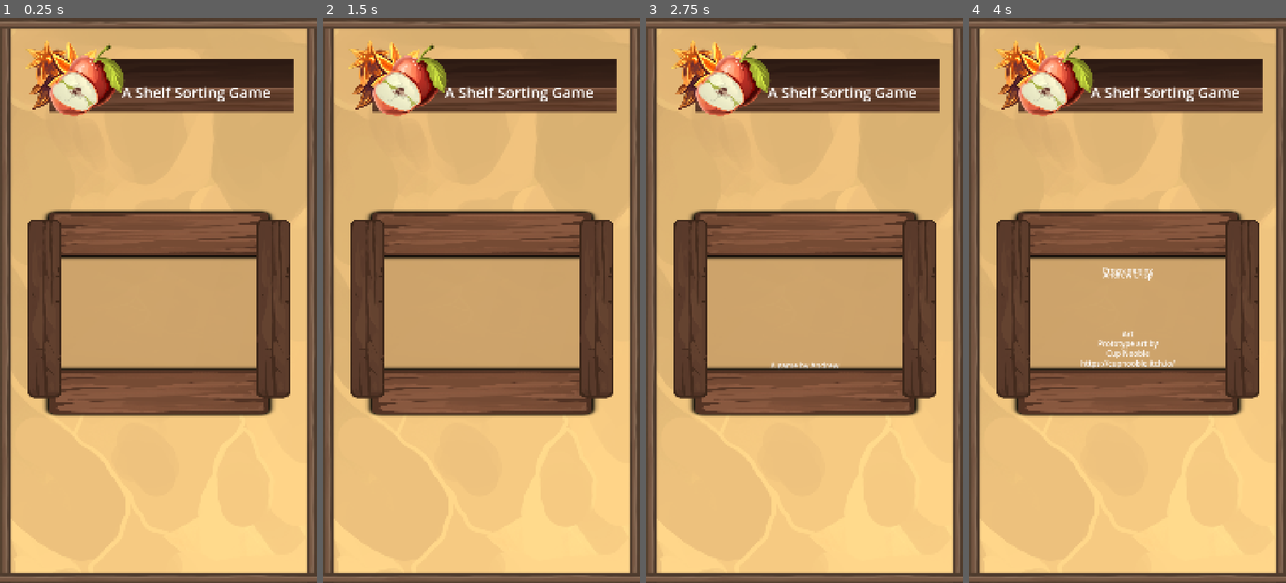
Above: before the commit, frames 1-4 (left to right).
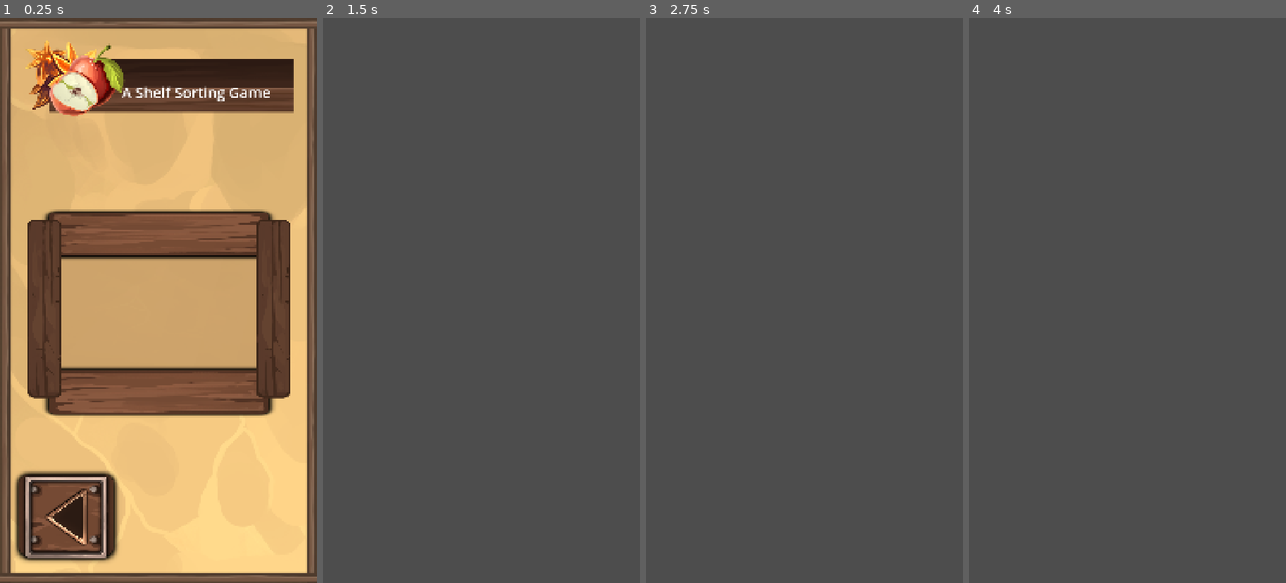
Above: after the commit, the same moments.

Repository: andrewcrisp/shelfsortinggame
Game: Godot game, scene res://scenes/levels/special/about.tscn
The game is run twice, just before and just after one commit, with the same random seed, the same clock (stepped at 60 frames per second) and the same inputs. This scene is started directly instead of the project's main scene.
Inputs (mouse positions are in pixels of both pictures, inside the frame that each line leads up to):
- Up to frame 1 (0.25 s): no input
- Up to frame 2 (1.5 s): tap Enter at 0.5 s; move the mouse to (551, 272) at 0.52 s; click (551, 272) at 0.67 s; tap Space at 1.25 s; drag from (418, 328) to (465, 413) at 1.27 s
- Up to frame 3 (2.75 s): tap Enter at 2 s; move the mouse to (836, 176) at 2.02 s; click (836, 176) at 2.17 s
- Up to frame 4 (4 s): drag from (1111, 413) to (1032, 215) at 2.77 s; move the mouse to (1222, 385) at 3.52 s; hold Down (ui_down) from 3.53 s (still down); click (1222, 385) at 3.67 s

The runs differ from the first frame. In frame 1, 5.3% of the frame differs, in the area x 4-38%, y 80-97%; in frame 2, 100%, in the area x 0-100%, y 0-100%; in frame 3, 100%; in frame 4, 100%.
Error after the commit: Invalid call. Nonexistent function 'show_starting_menu' in base 'Nil'. (res://scripts/about.gd:100)

Commit message:
Add a back button to the about screen

Diff:
--- a/scenes/levels/special/about.tscn
+++ b/scenes/levels/special/about.tscn
@@ -6,6 +6,7 @@
 [ext_resource type="Texture2D" uid="uid://bowj3gehqhwo5" path="res://assets/decor/s_t_02.png" id="3_b6uca"]
 [ext_resource type="Texture2D" uid="uid://ry81kr58g4kr" path="res://assets/decor/s_11.png" id="4_qnn82"]
 [ext_resource type="Texture2D" uid="uid://bt1kwmmtvcgb5" path="res://assets/decor/s_t_06.PNG" id="5_qnn82"]
+[ext_resource type="PackedScene" uid="uid://eo7qn7ss8wjk" path="res://scenes/ui/arrow_button.tscn" id="7_mqbnl"]
 
 [sub_resource type="LabelSettings" id="LabelSettings_20wyb"]
 font_size = 26
@@ -82,3 +83,6 @@
 [node name="Background" parent="." instance=ExtResource("2_c5lyi")]
 size_flags_horizontal = 3
 size_flags_vertical = 3
+
+[node name="BackButton" parent="." instance=ExtResource("7_mqbnl")]
+position = Vector2(225, 1695)
--- /dev/null
+++ b/scenes/ui/arrow_button.tscn
@@ -0,0 +1,30 @@
+[gd_scene load_steps=6 format=3 uid="uid://eo7qn7ss8wjk"]
+
+[ext_resource type="Script" uid="uid://b40rfm11qgahl" path="res://scripts/ui/arrow_button.gd" id="1_2r5no"]
+[ext_resource type="Texture2D" uid="uid://mb2npbbqxnsk" path="res://assets/decor/s_05.PNG" id="1_kng0j"]
+[ext_resource type="Texture2D" uid="uid://bo5cy7q43464q" path="res://assets/ui/b_03_f.png" id="2_2r5no"]
+[ext_resource type="Texture2D" uid="uid://c2ilpmjl5jqm" path="res://assets/decor/s_07.png" id="3_q1d8w"]
+
+[sub_resource type="RectangleShape2D" id="RectangleShape2D_kng0j"]
+size = Vector2(336, 294)
+
+[node name="Node2D" type="Node2D"]
+script = ExtResource("1_2r5no")
+
+[node name="S05" type="Sprite2D" parent="."]
+z_index = 1
+texture = ExtResource("1_kng0j")
+
+[node name="B03F" type="Sprite2D" parent="."]
+z_index = 1
+rotation = -3.14159
+scale = Vector2(0.6, 0.6)
+texture = ExtResource("2_2r5no")
+
+[node name="S07" type="Sprite2D" parent="."]
+texture = ExtResource("3_q1d8w")
+
+[node name="ClickArea" type="Area2D" parent="."]
+
+[node name="CollisionShape2D" type="CollisionShape2D" parent="ClickArea"]
+shape = SubResource("RectangleShape2D_kng0j")
--- a/scripts/about.gd
+++ b/scripts/about.gd
@@ -54,7 +54,8 @@
 	]
 ]
 
-#func _ready() -> void:
+func _ready() -> void:
+	$BackButton.connect("clicked", finish)
 	#$CreditsContainer/Line.position.y = $CreditsContainer.position.y
 
 func _process(delta):
--- /dev/null
+++ b/scripts/ui/arrow_button.gd
@@ -0,0 +1,9 @@
+extends Node2D
+
+signal clicked
+
+func _input(event: InputEvent) -> void:
+	if (event is InputEventMouseButton
+		|| event is InputEventScreenTouch):
+		if (event.is_pressed()):
+			emit_signal("clicked")
Binary file added: assets/ui/b_03_f.png
Not shown, added: assets/ui/b_03_f.png.import
Not shown: 1 places in scenes/levels/special/about.tscn that only renumber resources
Not shown, added: scripts/ui/arrow_button.gd.uid
